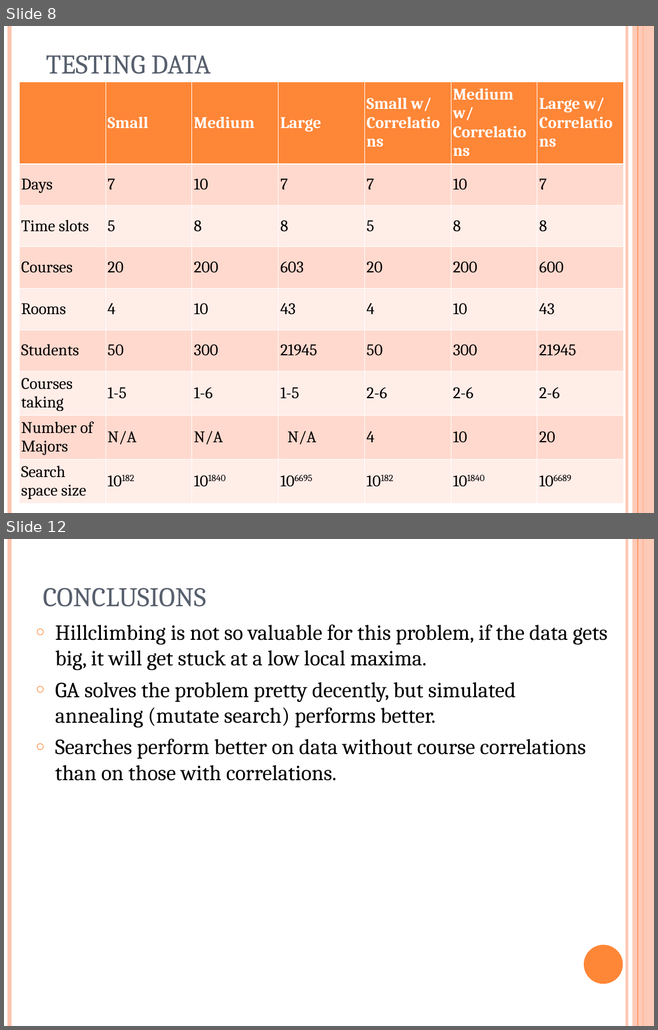
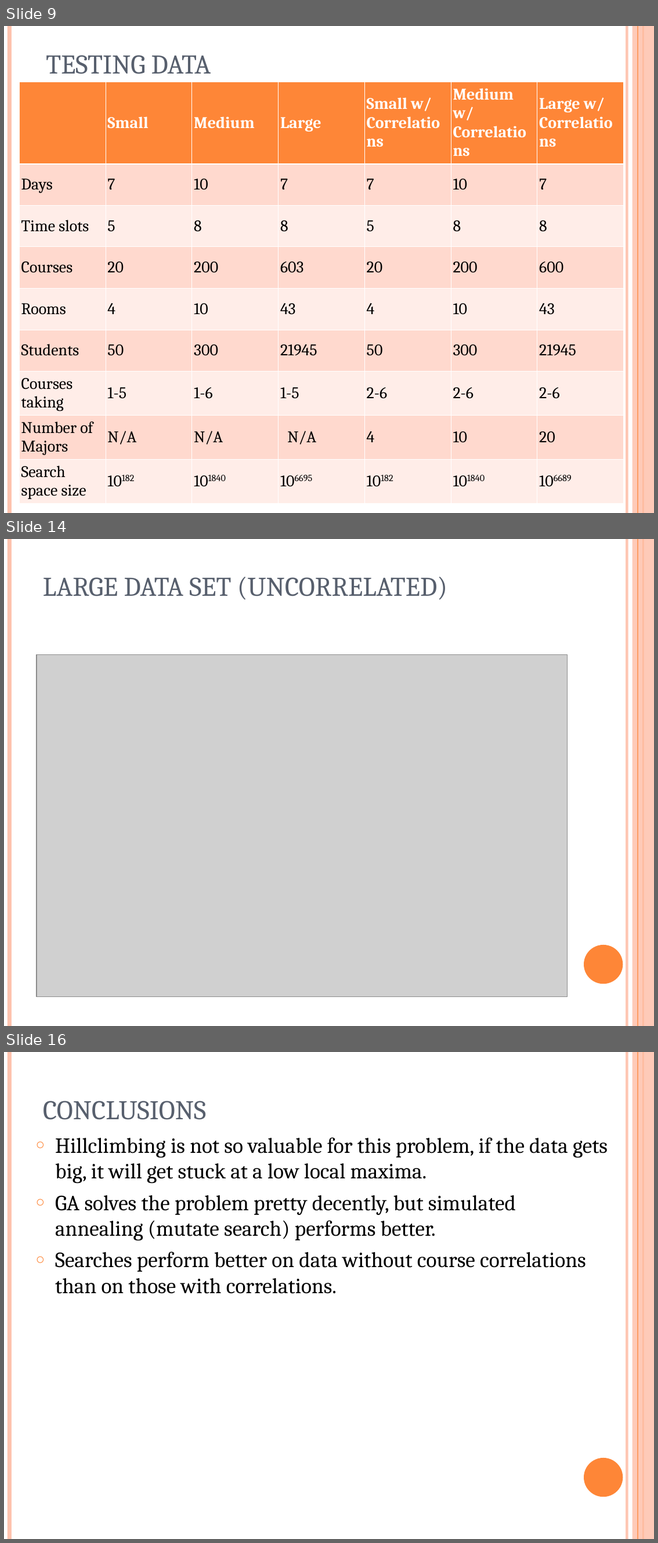
Before and after one commit to akokcam/csc384-genetic-algorithms-project, a slide deck: GA_TestBench/Data Files/presentation.ppt. Shown one above the other, each under a label of ours: slides 8 and 12 before the commit, slides 9, 14 and 16 after it; the slides between them are not shown. The pictures are 658x1030 and 658x1543 pixels, drawn with LibreOffice and Linux fonts; fonts in the diff are those of the drawing; grey boxes stand for pictures. Boxes give left, top, right and bottom in pixels: in the first picture for what was removed or moved away, otherwise in the second. Text is boxed around its words. In the diff, an @@ line names an element or a change of style, - is before the commit and + after.

```diff
--- a/GA_TestBench/Data Files/presentation.ppt
+++ b/GA_TestBench/Data Files/presentation.ppt
@@ slide 14 added at box(4, 539, 654, 1026), background #FFFFFF; not listed: 6 template elements that a slide beside it also shows @@
@@ title added at box(43, 577, 447, 600), 30 pt, text #575F6D @@
+LARGE DATA SET (UNCORRELATED)
@@ picture added at box(36, 654, 567, 996) @@
@@ what was slide 8 is now slide 9 @@
@@ what was slide 12 is now slide 16 @@
```
Also in this commit, not shown: 1 slide changed, 6 other slides added, 3 slides removed, 3 other files.
